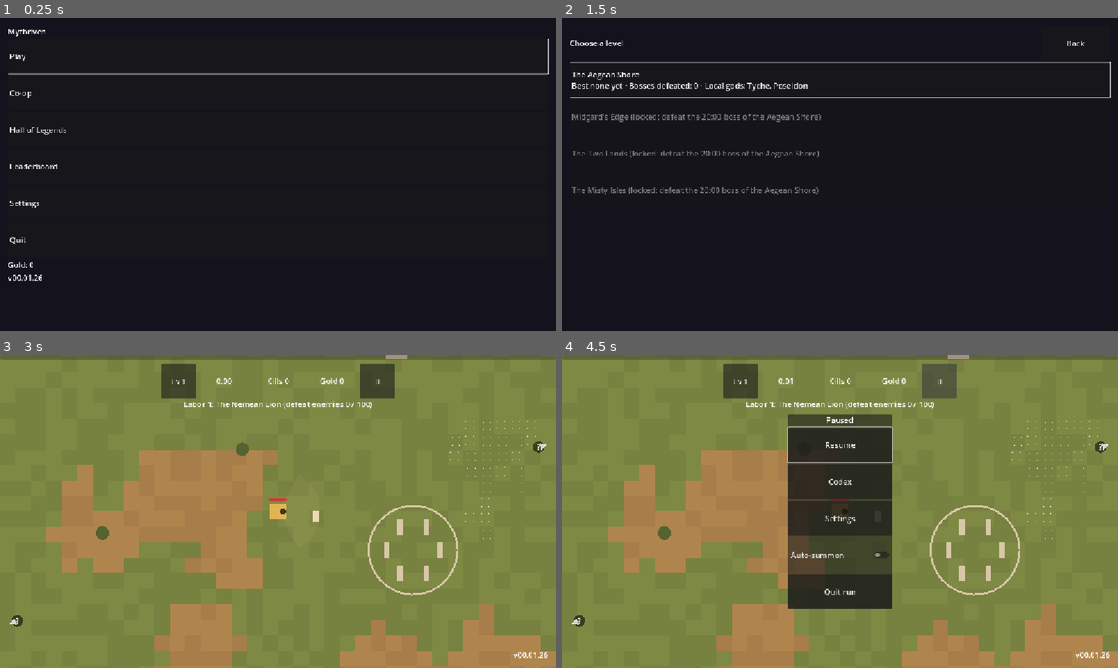
Above: before the commit, frames 1-4 (two rows, left to right).
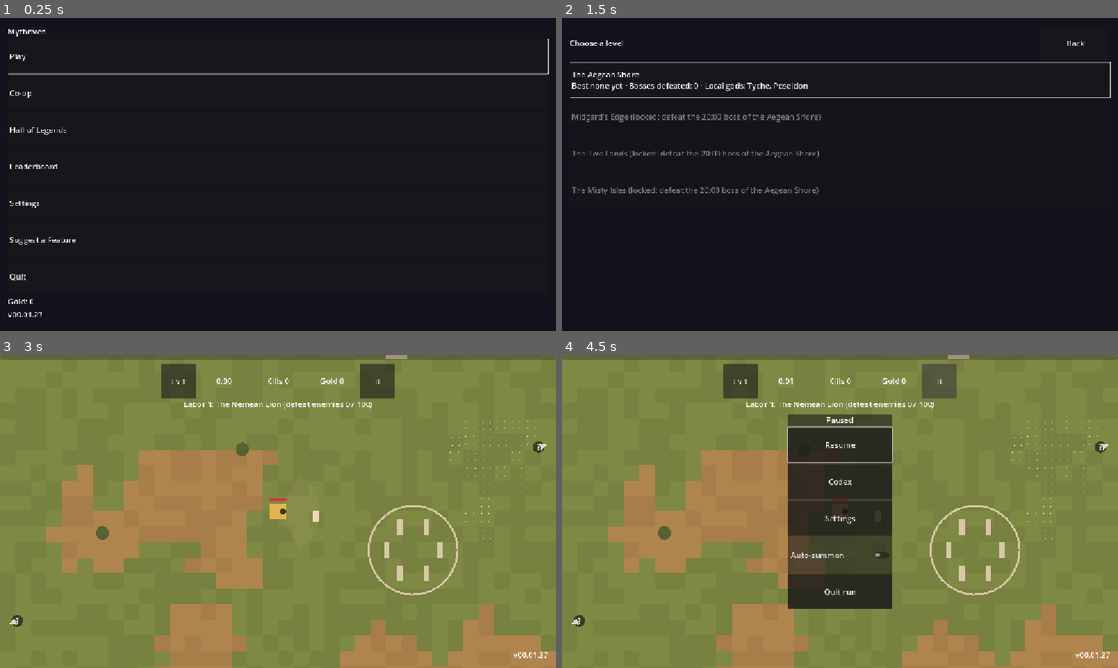
Above: after the commit, the same moments.

Repository: Zephino/Mythriven
Game: Godot game, scene res://scenes/main.tscn
Two runs of this game, one before a commit and one after it. Both use one fixed random seed, a clock stepped at 60 frames per second and the inputs below.
Inputs:
- Up to frame 1 (0.25 s): no input
- Up to frame 2 (1.5 s): click "Play" at 0.5 s; click "Play" at 1.25 s
- Up to frame 3 (3 s): click "Co-op" at 2 s; click "Heracles Greek · Bruiser HP 1…" at 2.75 s
- Up to frame 4 (4.5 s): click "Lv 1" at 3.5 s; click "II" at 4.25 s

The runs differ from the first frame. In frame 1, 0.3% of the frame differs, in the area x 1-14%, y 70-96%; in frame 2, nothing differs; in frame 3, less than 0.1%; in frame 4, less than 0.1%.

Commit message:
v00.01.27 Review: Suggest a Feature on the title screen
Co-Authored-By: Claude Opus 5.5 <noreply@anthropic.com>
Claude-Session: https://claude.ai/code/session_015nF5Mw8v9R2Etpth2EQKF7

Diff:
--- a/project.godot
+++ b/project.godot
@@ -11,7 +11,7 @@
 [application]
 
 config/name="Mythriven"
-config/version="00.01.26"
+config/version="00.01.27"
 run/main_scene="res://scenes/main.tscn"
 config/features=PackedStringArray("4.7", "GL Compatibility")
 
--- a/scripts/ui/hero_select.gd
+++ b/scripts/ui/hero_select.gd
@@ -86,24 +86,17 @@
 	back_button.custom_minimum_size = Vector2(touch * 3.0, touch)
 	back_button.pressed.connect(_on_back)
 	row.add_child(back_button)
-	var suggestion := SuggestionButton.new()
-	suggestion.custom_minimum_size = Vector2(touch * 3.0, touch)
-	row.add_child(suggestion)
 	board.focus_neighbor_right = board.get_path_to(palette)
 	palette.focus_neighbor_left = palette.get_path_to(board)
 	palette.focus_neighbor_right = palette.get_path_to(back_button)
 	back_button.focus_neighbor_left = back_button.get_path_to(palette)
-	back_button.focus_neighbor_right = back_button.get_path_to(suggestion)
-	suggestion.focus_neighbor_left = suggestion.get_path_to(back_button)
 	# Down from the bottom row reaches the Leaderboard button; up or down from it returns to the Heroes.
 	for i: int in buttons.size():
 		if i + grid.columns >= buttons.size():
 			buttons[i].focus_neighbor_bottom = buttons[i].get_path_to(board)
 	if not buttons.is_empty():
 		board.focus_neighbor_top = board.get_path_to(buttons[0])
-		board.focus_neighbor_bottom = board.get_path_to(suggestion)
-		suggestion.focus_neighbor_top = suggestion.get_path_to(board)
-		suggestion.focus_neighbor_bottom = suggestion.get_path_to(buttons[0])
+		board.focus_neighbor_bottom = board.get_path_to(buttons[0])
 		buttons[0].grab_focus()
 
 
--- a/scripts/ui/meta/title_screen.gd
+++ b/scripts/ui/meta/title_screen.gd
@@ -1,7 +1,8 @@
 class_name TitleScreen
 extends MenuScreen
 ## The title screen (GAME_DESIGN.md: Screens / Title): Play, Hall of Legends,
-## Co-op, Leaderboard, Settings, and Quit (on every platform; progress is
+## Co-op, Leaderboard, Settings, Suggest a Feature (the owner's in-game
+## suggestion form, on the main screen only), and Quit (on every platform; progress is
 ## already saved). In a browser the page asks to close its tab; browsers
 ## usually only allow that for tabs a script opened, so it then says the tab
 ## can be closed. Shows the banked gold and the version.
@@ -32,6 +33,7 @@
 	add_button(tr_key("UI_HALL_OF_LEGENDS"), func() -> void: open_child(HallScreen.new_for(flow)))
 	add_button(tr_key("UI_LEADERBOARD"), func() -> void: open_overlay(LeaderboardScreen.new()))
 	add_button(tr_key("UI_SETTINGS"), func() -> void: open_child(SettingsScreen.new()))
+	add_button(tr_key("UI_SUGGEST_FEATURE"), func() -> void: open_overlay(SuggestionForm.new()))
 	add_button(tr_key("UI_QUIT_GAME"), _on_quit)
 	add_line(tr_key("UI_GOLD_BANKED") % SaveGame.gold())
 	add_line(tr_key("UI_VERSION_LABEL") % ProjectSettings.get_setting("application/config/version", ""))
--- a/scripts/ui/suggestion_button.gd
+++ /dev/null
@@ -1,16 +0,0 @@
-class_name SuggestionButton
-extends Button
-## Appears only on the main Hero-selection screen. Opens an in-game form;
-## players don't need accounts and never leave the game to submit ideas.
-
-
-func _ready() -> void:
-	text = "UI_SUGGEST_FEATURE"
-	tooltip_text = "UI_SUGGEST_FEATURE_HINT"
-	pressed.connect(_on_pressed)
-
-
-func _on_pressed() -> void:
-	var form := SuggestionForm.new()
-	form.closed.connect(grab_focus)
-	get_tree().current_scene.add_child(form)
--- a/tests/test_polish.gd
+++ b/tests/test_polish.gd
@@ -147,3 +147,11 @@
 	title.refresh()
 	assert_true(title._rows.get_child(0) is Label and (title._rows.get_child(0) as Label).text.contains("close this tab"),
 		"in a browser it says the tab can be closed")
+
+
+func test_suggest_a_feature_is_on_the_title_screen() -> void:
+	var title: TitleScreen = add_child_autofree(TitleScreen.new_for(null))
+	var texts: Array[String] = []
+	for button: Control in title._buttons:
+		texts.append((button as Button).text)
+	assert_has(texts, TranslationServer.translate("UI_SUGGEST_FEATURE"))
Not shown, removed: scripts/ui/suggestion_button.gd.uid
Not shown, changed: CHANGELOG.md
Not shown, changed: README.md
Not shown, changed: VERSION
Not shown, changed: docs/AI_STATUS.md
